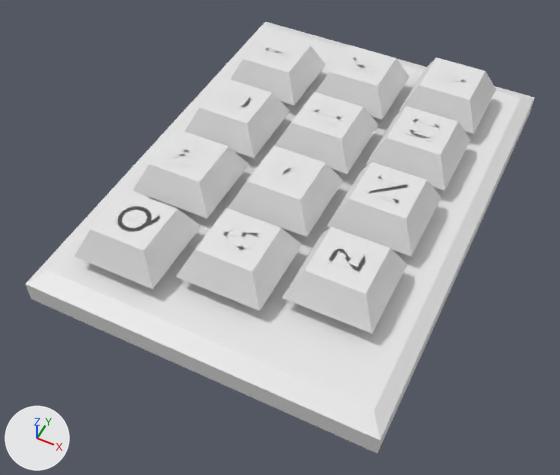
Before and after pictures for a commit that changed the Blender file Assets/Modelos/Blender/teclado.blend.
Before and after are seen from a 50 mm lens placed at (5.43, -13.36, 14.05), pointed at (-0.19, -2.13, 0.01). The axes (+X, +Y, +Z) are drawn at lower left. The lights are the same throughout.

Before the edit, the objects in view are built like this:
```python
me_cubo = bpy.data.meshes.new('Cubo')
me_cubo.from_pydata(...)  # 20 vertices, 16 faces; spans x -1.06..1.06, y -1.06..1.06, z -1.09..1.72
me_cubo_015 = bpy.data.meshes.new('Cubo.015')
me_cubo_015.from_pydata(...)  # 24 vertices, 22 faces; spans x -1.0..1.0, y -1.0..1.0, z -1.58..-0.3
me_cubo_017 = bpy.data.meshes.new('Cubo.017')
me_cubo_017.from_pydata(...)  # 24 vertices, 22 faces; spans x -1.0..1.0, y -1.0..1.0, z -1.58..-0.3
txt_l_000 = bpy.data.curves.new('l.000', 'FONT')
txt_l_000.body = 'Q'
txt_l_000.align_x = 'CENTER'
txt_l_000.align_y = 'CENTER'
txt_texto_002 = bpy.data.curves.new('Texto.002', 'FONT')
txt_texto_002.body = 'Z'
txt_texto_002.align_x = 'CENTER'
txt_texto_002.align_y = 'CENTER'
txt_texto_013 = bpy.data.curves.new('Texto.013', 'FONT')
txt_texto_013.body = 'B'
txt_texto_013.align_x = 'CENTER'
txt_texto_013.align_y = 'CENTER'
ob_cubo_013 = bpy.data.objects.new('Cubo.013', me_cubo_015)
ob_cubo_013.location = (2.1, -3.62, 2.28)
ob_cubo_013.scale = (1.0, 1.0, 1.01)
ob_cubo_015 = bpy.data.objects.new('Cubo.015', me_cubo_017)
ob_cubo_015.location = (-2.4, -4.62, 2.28)
ob_cubo_015.scale = (1.0, 1.0, 1.01)
ob_q_000 = bpy.data.objects.new('Q.000', txt_l_000)
ob_q_000.location = (-2.361, -4.617, 1.991)
ob_q_000.rotation_euler = (0.0, 0.0, 1.571)  # degrees (0, 0, 90)
ob_q_002 = bpy.data.objects.new('Q.002', txt_texto_002)
ob_q_002.location = (2.139, -3.617, 1.991)
ob_q_002.rotation_euler = (0.0, 0.0, 1.571)  # degrees (0, 0, 90)
ob_q_014 = bpy.data.objects.new('Q.014', txt_texto_013)
ob_q_014.location = (2.139, -3.617, 1.991)
ob_q_014.rotation_euler = (0.0, 0.0, 1.571)  # degrees (0, 0, 90)
ob_teclado = bpy.data.objects.new('Teclado', me_cubo)
ob_teclado.location = (-0.1, -0.72, 0.5)
ob_teclado.scale = (3.9, 5.37, 0.252)
# also in view: 'Cubo.004' at (2.1, 3.13, 1.34); 'Cubo.011' at (-0.15, -1.87, 1.34); 'Cubo.009' at (-2.4, -0.12, 1.34); 'Cubo.006' at (-2.4, 2.13, 1.34); 'Cubo.012' at (-2.4, -2.37, 1.34)
```
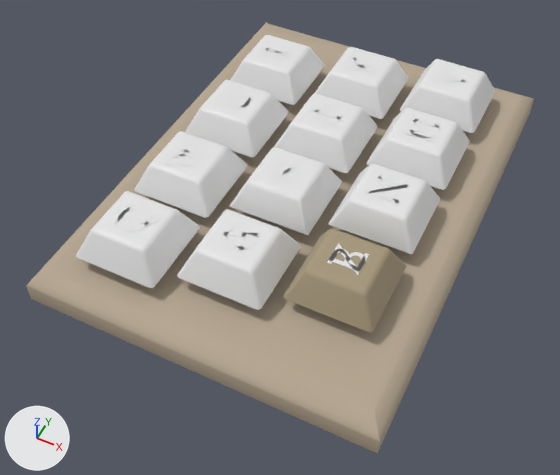
Location of each change, [x1, y1, x2, y2] in pixels of the pictures (560 x 475 px):
'Teclado', reshaped
    before: [25, 22, 535, 453]
    after: [26, 23, 534, 453]
'Cubo.013', reshaped
    before: [282, 227, 407, 334]
    after: [283, 229, 406, 332]
'Q.000', moved
    both: [117, 206, 160, 231]
'Q.014', moved
    before: [329, 249, 365, 272]
    after: [330, 249, 365, 272]
'Q.002', moved
    both: [327, 243, 369, 275]
part 1 of me_cubo, built on
    before: [26, 22, 535, 440]
    after: [26, 23, 534, 443]
part 2 of me_cubo_015, built on
    before: [282, 227, 407, 334]
    after: [283, 229, 406, 332]
part 3 of me_cubo_015, recoloured (white to beige)
    both: [315, 234, 380, 285]

What the commit changed:
Material 'Tecla' (mat_tecla) is new.
Its base color is (0.381, 0.314, 0.202) (beige #a6987c).
Its roughness is 0.807.
Material 'Teclado' (mat_teclado) is new.
Its base color is (0.462, 0.381, 0.279) (beige #b5a690).
Its roughness is 0.744.
me_cubo is used by ob_teclado; location (-0.1, -0.72, 0.5); scale (3.9, 5.37, 0.252).
me_cubo had 20 vertices, 16 faces and spanned x -1.06..1.06, y -1.06..1.06, z -1.09..1.72.
me_cubo now has 44 vertices, 40 faces and spans x -1.06..1.06, y -1.06..1.06, z -1.09..1.72.
Part 1, on me_cubo:
4 vertices are removed from x -0.98..0.98, y -0.98..0.98, z 1.72.
5 faces are deleted.
4 vertices in x -1.06..1.06, y -1.06..1.06, z 1.03 move by (0.0, 0.0, -0.35).
28 vertices are added at x -1.06..1.06, y -1.06..1.06, z 0.9..1.72.
29 new faces join them.
me_cubo now uses material mat_teclado (beige #b5a690).
me_cubo_015 is used by ob_cubo_013; location (2.1, -3.62, 2.28); scale (1.0, 1.0, 1.01).
me_cubo_015 had 24 vertices, 22 faces and spanned x -1.0..1.0, y -1.0..1.0, z -1.58..-0.3.
me_cubo_015 now has 84 vertices, 86 faces and spans x -1.0..1.0, y -1.0..1.0, z -1.58..-0.3.
Part 2, on me_cubo_015:
8 vertices are removed from x -1.0..1.0, y -1.0..1.0, z -1.0..-0.3.
12 faces are deleted.
68 vertices are added at x -1.0..1.0, y -1.0..1.0, z -1.0..-0.3.
76 new faces join them.
me_cubo_015 part 3: 10 faces spanning x -0.89..0.89, y -0.89..0.89, z -1.58..-0.3 switch from no material to mat_tecla (beige #a6987c).
In object 'Q.000' (ob_q_000), parent is now set to ob_cubo_015.
In object 'Q.000' (ob_q_000), matrix_parent_inverse is now set to Matrix(((1.0, 0.0, 0.0, 2.403), (0.0, 1.0, 0.0, 4.616), (0.0, 0.0, 0.993, -2.268), (0.0, 0.0, 0.0, 1.0))).
In object 'Q.002' (ob_q_002), parent is now set to ob_cubo_013.
In object 'Q.002' (ob_q_002), matrix_parent_inverse is now set to Matrix(((1.0, 0.0, 0.0, -2.097), (0.0, 1.0, 0.0, 3.616), (0.0, 0.0, 0.993, -2.268), (0.0, 0.0, 0.0, 1.0))).
In object 'Q.014' (ob_q_014), parent is now set to ob_cubo_013.
In object 'Q.014' (ob_q_014), matrix_parent_inverse is now set to Matrix(((1.0, 0.0, 0.0, -2.097), (0.0, 1.0, 0.0, 3.616), (0.0, 0.0, 0.993, -2.268), (0.0, 0.0, 0.0, 1.0))).
